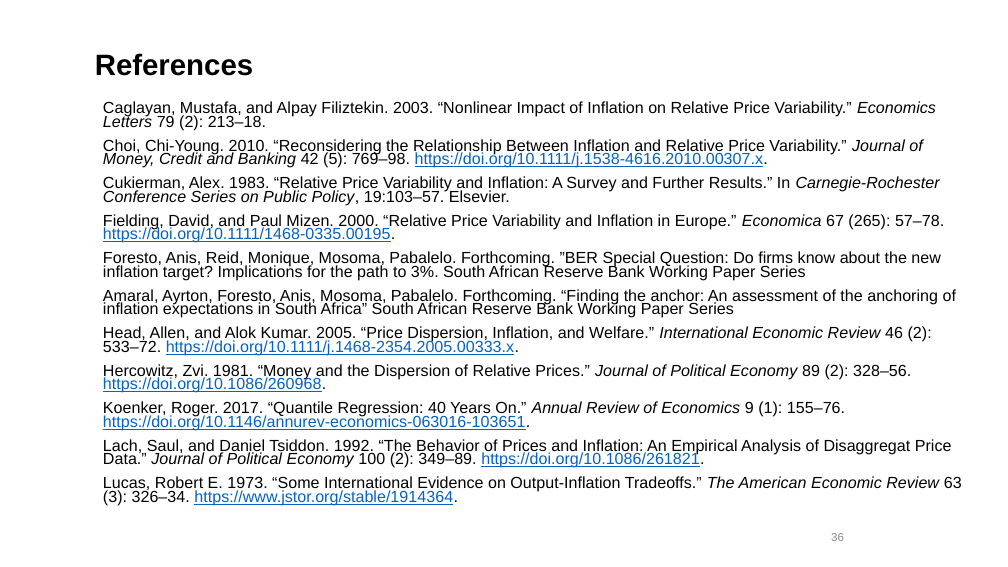
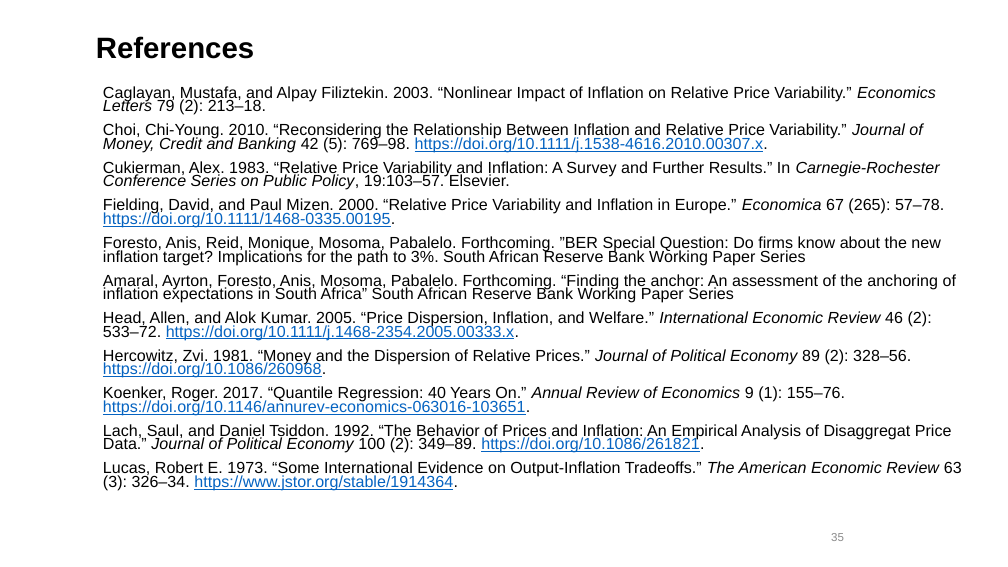
Before and after one commit to xolaniss/inflation_relative_price_variance, a slide deck: slide 35 of Presentation/inflation_relative_price_variance_presentation.pptx (slide 36 before the commit). Drawn at 1008x567 pixels with LibreOffice and Linux fonts; fonts in the diff are those of the drawing; background and template pictures are left out. Boxes give left, top, right and bottom in pixels: in the first picture for what was removed or moved away, otherwise in the second. Text is boxed around its words. In the diff, an @@ line names an element or a change of style, - is before the commit and + after.

```diff
--- a/Presentation/inflation_relative_price_variance_presentation.pptx
+++ b/Presentation/inflation_relative_price_variance_presentation.pptx
@@ title "References" moved from (x1=95, y1=53, x2=253, y2=76) to (x1=96, y1=36, x2=254, y2=59) @@
@@ text "Caglayan, Mustafa, and Alpay Filiztekin. ..." moved from (x1=103, y1=101, x2=962, y2=506) to (x1=103, y1=86, x2=962, y2=491) @@
```
Also in this commit, not shown: 11 other slides changed, 1 slide removed.
